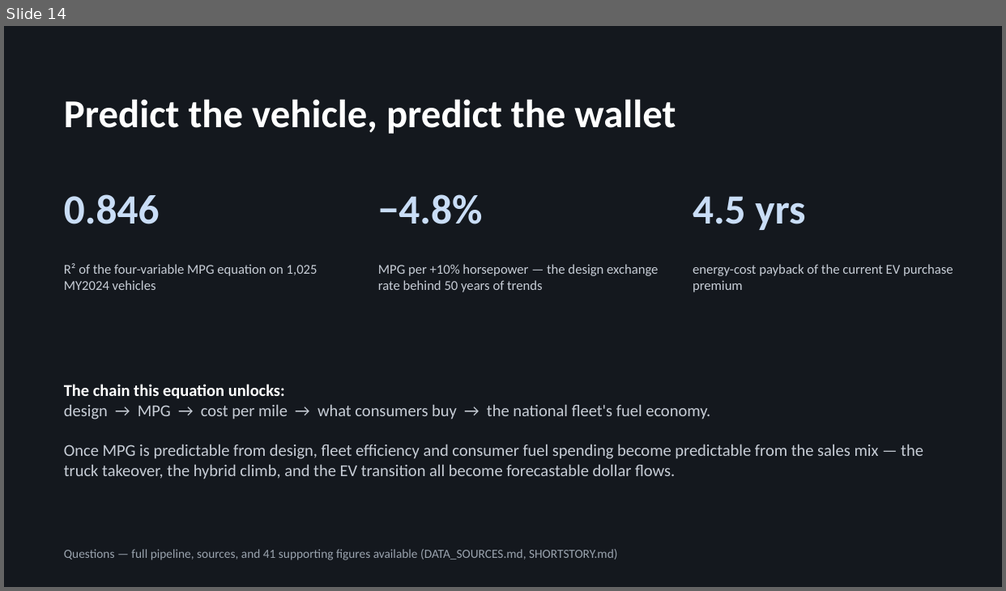
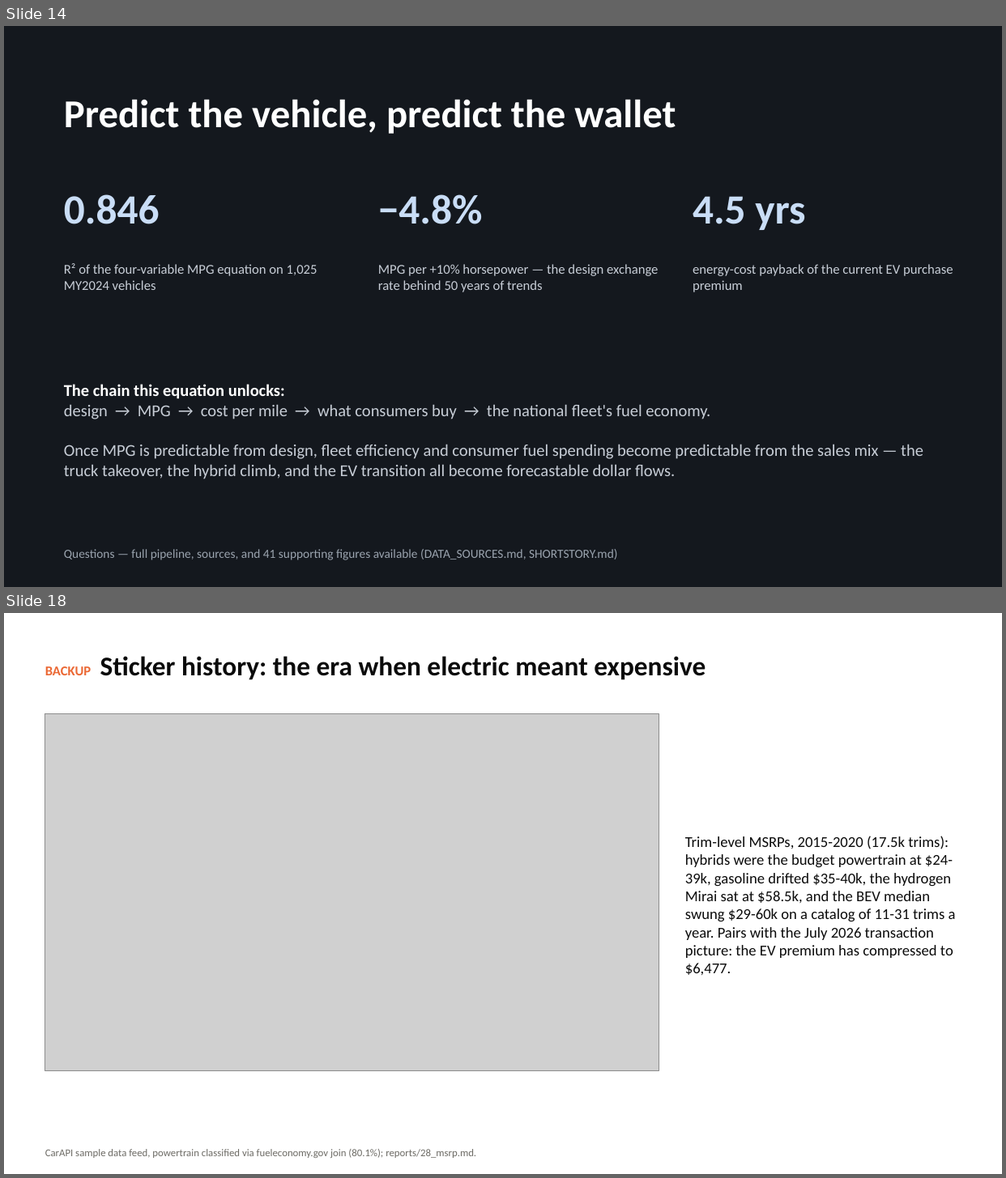
Before and after one commit to SCherwonik/OS3180, a slide deck: MPG Prediction Deck.pptx. Shown one above the other, each under a label of ours: slide 14 before the commit, slides 14 and 18 after it; the slides between them are not shown. The pictures are 1006x591 and 1006x1178 pixels, drawn with LibreOffice and Linux fonts; fonts in the diff are those of the drawing; grey boxes stand for pictures. Boxes give left, top, right and bottom in pixels: in the first picture for what was removed or moved away, otherwise in the second. Text is boxed around its words. In the diff, an @@ line names an element or a change of style, - is before the commit and + after.

```diff
--- a/MPG Prediction Deck.pptx
+++ b/MPG Prediction Deck.pptx
@@ slide 18 added at (4,613,1002,1174), background #FFFFFF @@
@@ text added at (45,656,705,680), 26 pt, text #0B0B0B, bold @@
+BACKUP Sticker history: the era when electric meant expensive
@@ picture added at (45,714,659,1071) @@
@@ text added at (685,836,956,975), 14.5 pt, text #0B0B0B @@
+Trim-level MSRPs, 2015-2020 (17.5k trims): hybrids were the budget powertrain at $24-39k, gasoline drifted $35-40k, the hydrogen Mirai sat at $58.5k, and the BEV median swung $29-60k on a catalog of 11-31 trims a year. Pairs with the July 2026 transaction picture: the EV premium has compressed to $6,477.
@@ text added at (45,1149,476,1158), 10 pt, text #6E6C66 @@
+CarAPI sample data feed, powertrain classified via fueleconomy.gov join (80.1%); reports/28_msrp.md.
```
Also in this commit, not shown: 5 other slides added, 7 other files.
